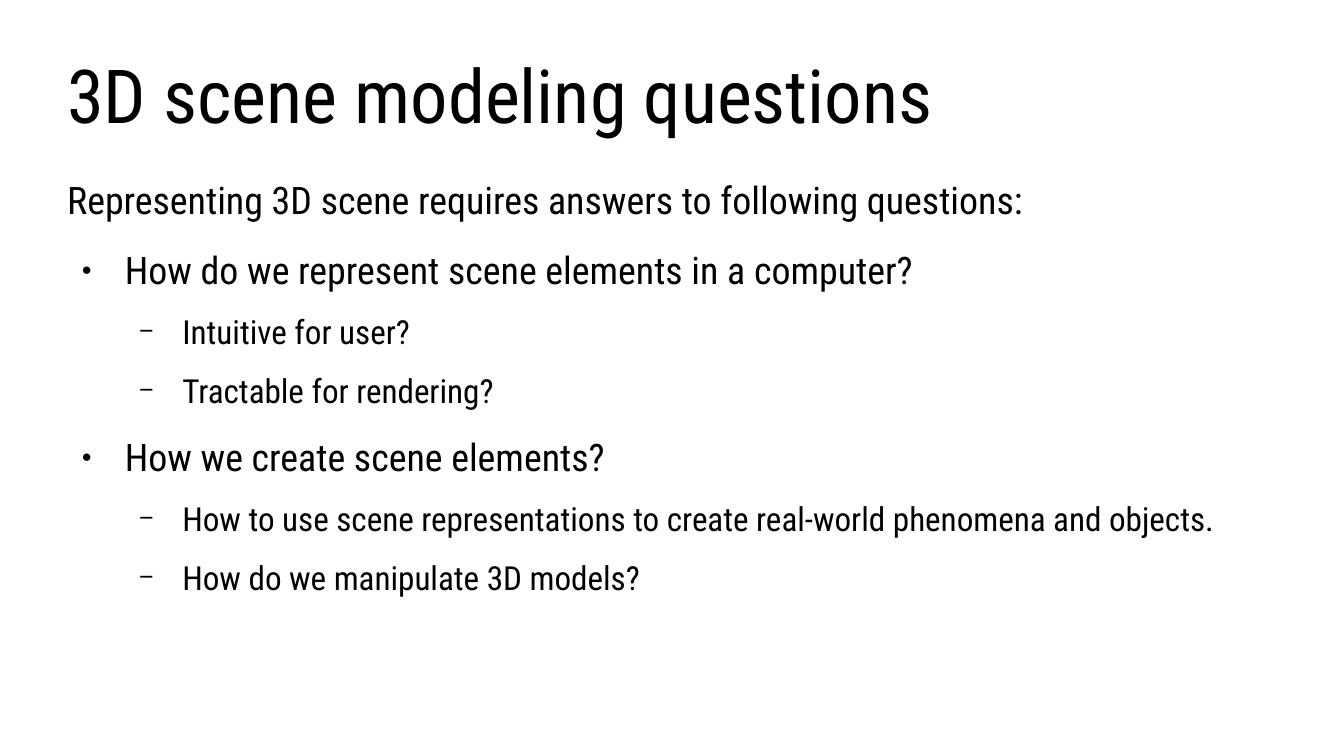
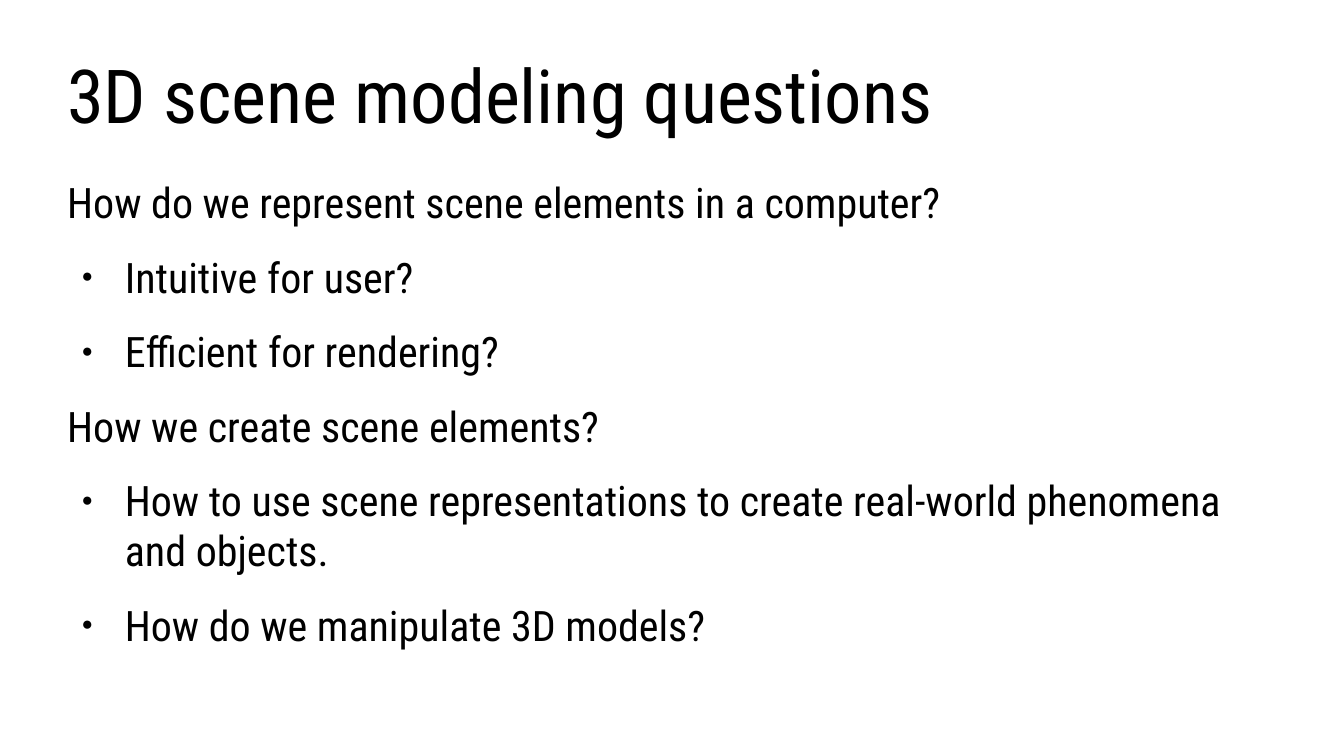
Before and after one commit to lorentzo/IntroductionToComputerGraphics, a slide deck: slide 5 of lectures/3_foundations_3d_scene/3_1_introduction_3d_scene.odp. Drawn at 1344x756 pixels with LibreOffice and Linux fonts; fonts in the diff are those of the drawing. Boxes give left, top, right and bottom in pixels: in the first picture for what was removed or moved away, otherwise in the second. Text is boxed around its words. In the diff, an @@ line names an element or a change of style, - is before the commit and + after.

Commit message:
3d objects

```diff
--- a/lectures/3_foundations_3d_scene/3_1_introduction_3d_scene.odp
+++ b/lectures/3_foundations_3d_scene/3_1_introduction_3d_scene.odp
@@ text at [67, 185, 1023, 222]: paragraph removed @@
-Representing 3D scene requires answers to following questions:
@@ text at [67, 186, 1221, 650]: size 22.4 to 24.8 pt in "How do we represent scene elements in ...", "How we create scene elements?"; size 19.6 to 24.8 pt in "Intuitive for user?", "How to use scene representations to create ...", "How do we manipulate 3D models?"; bullet ● to none; bullet − to ●; list level 2 to 1 in "Intuitive for user?"; list level 2 to 1 in "How to use scene representations ..."; list level 2 to 1 in "How do we manipulate 3D ..." @@
@@ text at [125, 335, 499, 376]: text changed; size 19.6 to 24.8 pt @@
-  − Tractable for rendering?
+● Efficient for rendering?
```
Also in this commit, not shown: 3 other slides changed, 33 slides added, 2 slides removed, 3 other files.
